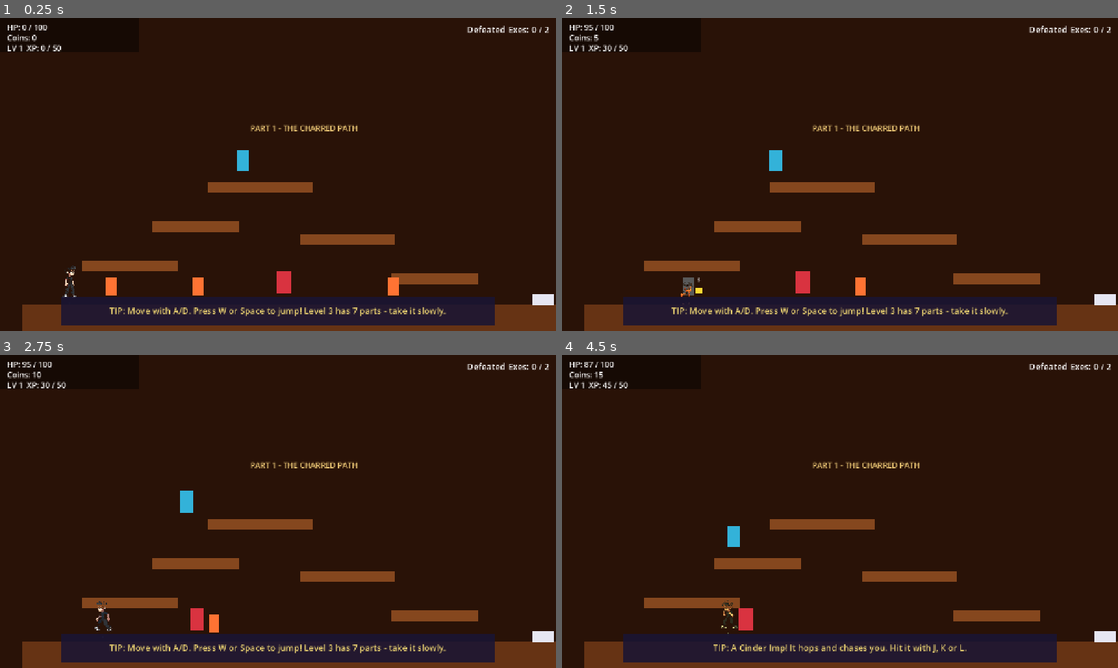
Above: before the commit, frames 1-4 (two rows, left to right).
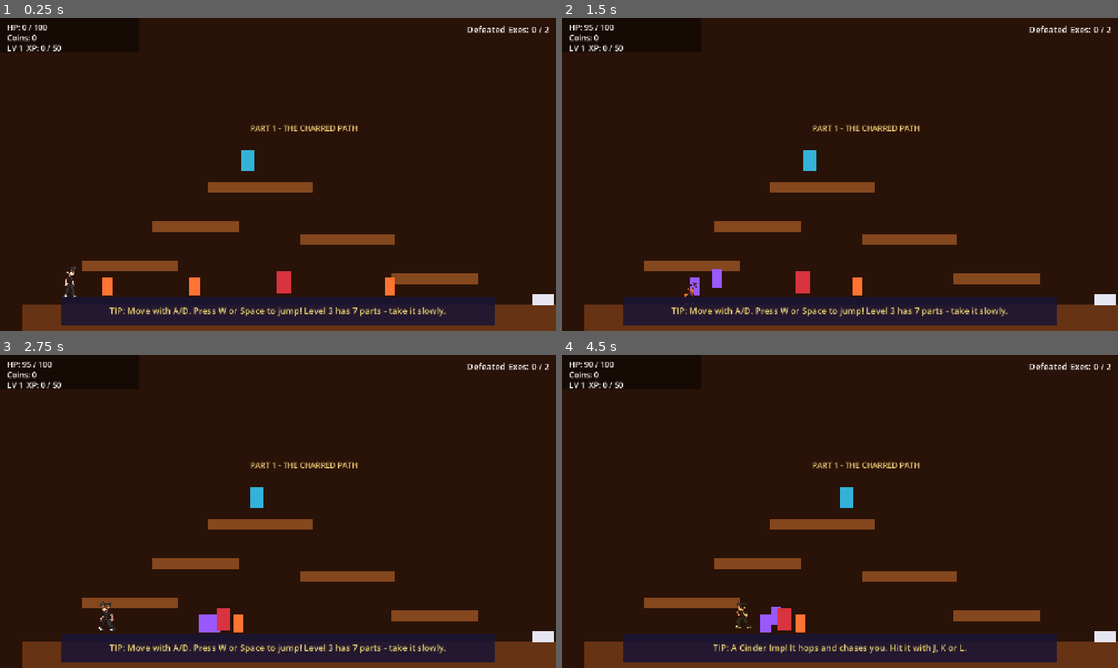
Above: after the commit, the same moments.

Repository: nasiftahmid-ux/Nate_Hopkins_vs._the_underworld
Game: Godot game, scene res://scenes/levels/level3.tscn
Same seed, same stepped clock (60 frames per second), same inputs: the game is played once before the commit and once after it. This scene is started directly instead of the project's main scene.
Inputs:
- Up to frame 1 (0.25 s): no input
- Up to frame 2 (1.5 s): tap W (jump) at 0.5, 0.77, 1.25 s; hold J (attack) 0.53-1.28 s; hold D (move_right) from 0.53 s (still down); tap J (attack) at 1.35 s
- Up to frame 3 (2.75 s): tap W (jump) at 1.52, 2 s; release D (move_right) at 2.03 s; hold A (move_left) from 2.03 s (still down); hold J (attack) from 2.03 s (still down); tap K (heavy_attack) at 2.1 s
- Up to frame 4 (4.5 s): tap W (jump) at 2.75, 3.02, 3.5, 3.77 s; release A (move_left) at 2.78 s; release J (attack) at 2.78 s; hold D (move_right) 2.78-4.28 s; tap L (special) at 2.85 s; tap J (attack) at 3.05 s; hold J (attack) 3.53-4.28 s; tap Space at 3.6 s; hold A (move_left) from 4.28 s (still down); tap Z at 4.35 s

The runs differ from the first frame. In frame 1, 0.3% of the frame differs, in the area x 18-72%, y 42-89%; in frame 2, 0.7%; in frame 3, 1.2%, in the area x 5-48%, y 5-89%; in frame 4, 1.2%.

Commit message:
Enemy AI: cinder imp dodges, sorrow knight blocks, shooters fight at long range

Diff:
--- a/scenes/enemies/cinder_imp.gd
+++ b/scenes/enemies/cinder_imp.gd
@@ -7,6 +7,11 @@
 var damage := 5.0
 var alive := true
 var attack_cooldown := 0.0
+var dodge_cooldown := 0.0
+var dodging := false
+
+const DODGE_DURATION := 0.3
+const DODGE_INVULN := 0.35
 
 @onready var body: ColorRect = $Body
 
@@ -21,24 +26,46 @@
 	if not is_on_floor():
 		velocity.y += GRAVITY * delta
 	attack_cooldown -= delta
+	dodge_cooldown -= delta
 	var player := get_tree().get_first_node_in_group("player")
 	var vx := 0.0
 	if player:
 		var dir := signf(player.global_position.x - global_position.x)
-		if absf(player.global_position.x - global_position.x) > 26.0:
+		var dist := global_position.distance_to(player.global_position)
+		if dodging:
+			vx = -dir * speed * 1.6
+		elif absf(player.global_position.x - global_position.x) > 26.0:
 			vx = dir * speed
 		if dir != 0.0:
 			body.scale.x = dir
-		if global_position.distance_to(player.global_position) < 32.0 and attack_cooldown <= 0.0:
+		if player.get("is_attacking") == true and dist < 90.0 and dodge_cooldown <= 0.0:
+			_start_dodge()
+		if dist < 32.0 and attack_cooldown <= 0.0:
 			attack_cooldown = 0.7
 			if player.has_method("take_damage"):
 				player.take_damage(damage)
-	velocity.x = move_toward(velocity.x, vx, 600.0 * delta)
+	velocity.x = move_toward(velocity.x, vx, 900.0 * delta)
 	move_and_slide()
+	if dodging and dodge_time_left <= 0.0:
+		dodging = false
+		body.color = Color(1, 0.45, 0.2, 1)
+
+var dodge_time_left := 0.0
+
+
+func _start_dodge() -> void:
+	dodging = true
+	dodge_time_left = DODGE_DURATION
+	dodge_cooldown = 1.6
+	velocity.x = -signf(get_tree().get_first_node_in_group("player").global_position.x - global_position.x) * speed * 1.6
+	velocity.y = -240.0
+	body.color = Color(0.6, 0.35, 1.0)
 
 
 func take_hit(dmg: float, dir: float) -> void:
 	if not alive:
+		return
+	if dodging:
 		return
 	hp -= dmg
 	velocity.x = dir * 240.0
--- a/scenes/enemies/sorrow_knight.gd
+++ b/scenes/enemies/sorrow_knight.gd
@@ -7,6 +7,10 @@
 var damage := 12.0
 var alive := true
 var attack_cooldown := 0.0
+var blocking := false
+var block_timer := 0.0
+
+const BLOCK_RANGE := 84.0
 
 @onready var body: ColorRect = $Body
 
@@ -25,11 +29,22 @@
 	var vx := 0.0
 	if player:
 		var dir := signf(player.global_position.x - global_position.x)
-		if absf(player.global_position.x - global_position.x) > 48.0:
+		var dist := global_position.distance_to(player.global_position)
+		if blocking:
+			block_timer -= delta
+			if block_timer <= 0.0:
+				blocking = false
+				body.color = Color(0.55, 0.3, 0.65, 1)
+		elif dist < BLOCK_RANGE and player.get("is_attacking") == true:
+			blocking = true
+			block_timer = 0.7
+			velocity.x = 0.0
+			body.color = Color(0.35, 0.8, 0.55, 1)
+		if absf(player.global_position.x - global_position.x) > 48.0 and not blocking:
 			vx = dir * speed
 		if dir != 0.0:
 			body.scale.x = dir
-		if global_position.distance_to(player.global_position) < 56.0 and attack_cooldown <= 0.0:
+		if dist < 56.0 and attack_cooldown <= 0.0 and not blocking:
 			attack_cooldown = 2.0
 			if player.has_method("take_damage"):
 				player.take_damage(damage)
@@ -40,6 +55,14 @@
 func take_hit(dmg: float, dir: float) -> void:
 	if not alive:
 		return
+	if blocking:
+		hp -= dmg * 0.15
+		velocity.x = dir * 20.0
+		body.color = Color(0.9, 0.95, 0.5)
+		get_tree().create_timer(0.12).timeout.connect(_block_reset_color)
+		if hp <= 0.0:
+			die()
+		return
 	hp -= dmg
 	velocity.x = dir * 100.0
 	velocity.y = -80.0
@@ -47,6 +70,12 @@
 	get_tree().create_timer(0.12).timeout.connect(_reset_color)
 	if hp <= 0.0:
 		die()
+
+
+func _block_reset_color() -> void:
+	if not blocking:
+		return
+	body.color = Color(0.35, 0.8, 0.55, 1)
 
 
 func _reset_color() -> void:
--- a/scenes/enemies/teardrop.gd
+++ b/scenes/enemies/teardrop.gd
@@ -1,7 +1,7 @@
 extends Area2D
 
 var vel := Vector2.ZERO
-var ttl := 3.0
+var ttl := 3.5
 const DAMAGE := 6.0
 
 
--- a/scenes/enemies/teardrop_shooter.gd
+++ b/scenes/enemies/teardrop_shooter.gd
@@ -1,12 +1,12 @@
 extends CharacterBody2D
 
 const GRAVITY := 1600.0
-const MIN_RANGE := 130.0
-const FIRE_RANGE := 300.0
+const MIN_RANGE := 260.0
+const FIRE_RANGE := 620.0
 const FAKE_COIN := 8
 
 var hp := 24.0
-var speed := 55.0
+var speed := 70.0
 var fire_timer := 2.0
 var alive := true
 
@@ -30,13 +30,13 @@
 		if dir != 0.0:
 			body.scale.x = dir
 		var dist := global_position.distance_to(player.global_position)
-		if absf(dx) > MIN_RANGE:
+		if absf(dx) < MIN_RANGE:
+			vx = -dir * speed
+		elif dist > FIRE_RANGE + 40.0:
 			vx = dir * speed
-		elif dist < MIN_RANGE and absf(dx) > 30.0:
-			vx = -dir * speed
 		fire_timer -= delta
-		if fire_timer <= 0.0 and dist < FIRE_RANGE:
-			fire_timer = 2.0
+		if fire_timer <= 0.0 and dist <= FIRE_RANGE:
+			fire_timer = 1.6
 			_fire(player)
 	velocity.x = move_toward(velocity.x, vx, 400.0 * delta)
 	move_and_slide()
